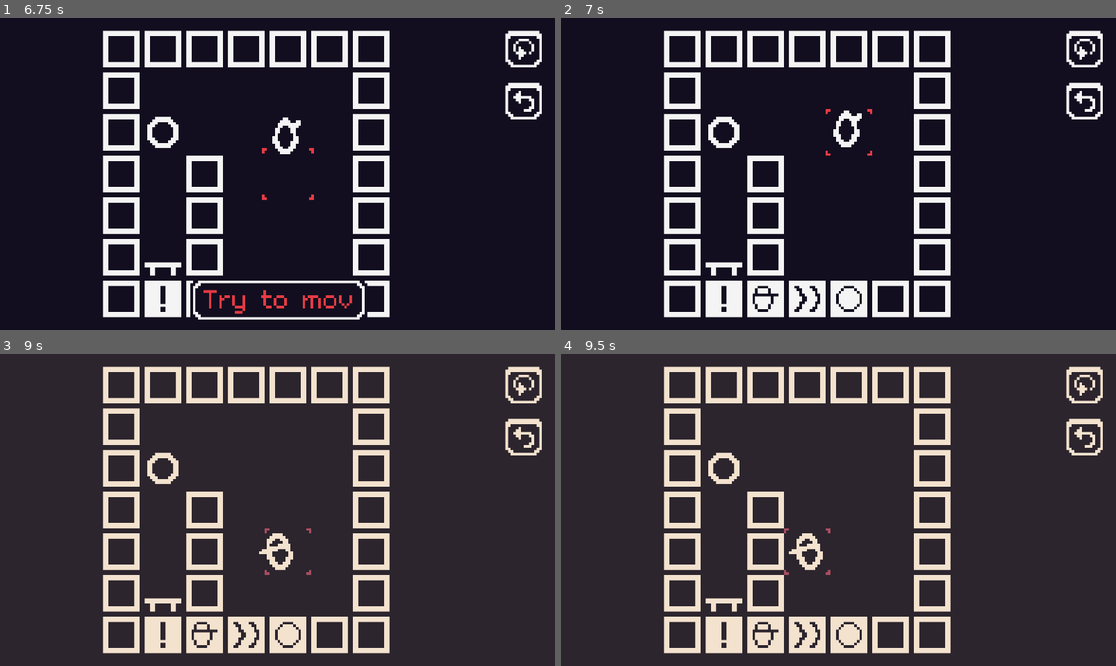
Above: before the commit, frames 1-4 (two rows, left to right).
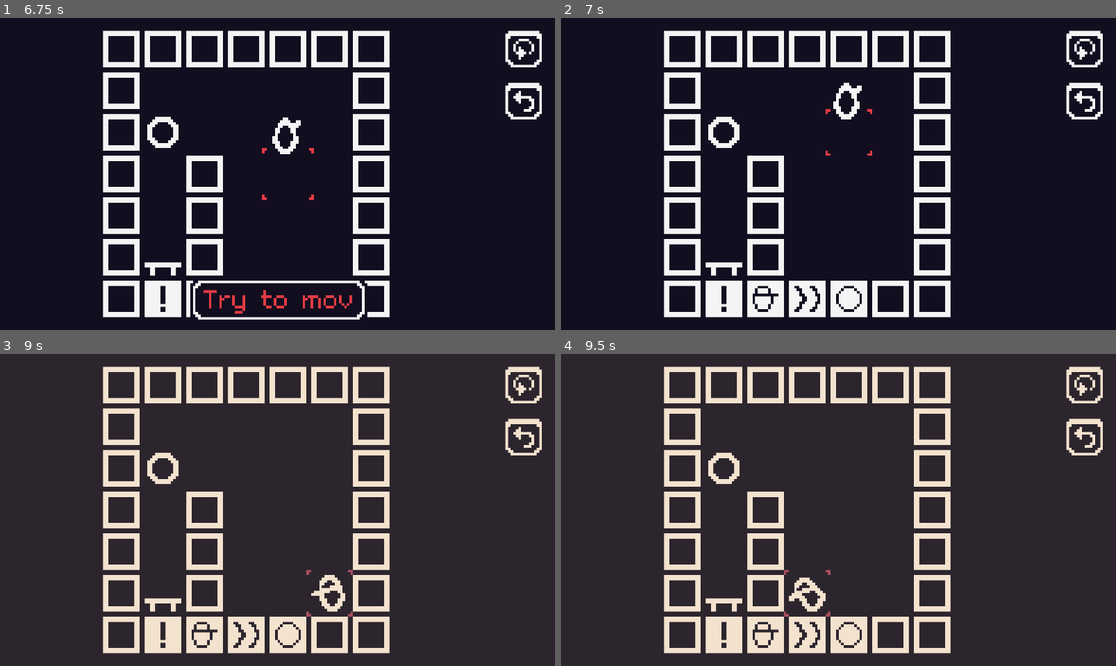
Above: after the commit, the same moments.

Repository: jletellier/olesa
Game: Godot game, scene res://level/level.tscn
The game is run twice, just before and just after one commit, with the same random seed, the same clock (stepped at 60 frames per second) and the same inputs.
Inputs:
- Up to frame 1 (6.75 s): hold Right (game_right) 0.53-1.28 s; hold Tab (game_next_character) 0.53-1.28 s; tap Enter at 1.25 s; hold Down (game_down) 1.28-2.03 s; tap C (game_palette_swap) at 1.35, 5.85 s; hold Right (game_right) 2.03-2.78 s; tap U (game_undo) at 2.1, 4.35, 6.6 s; tap R (game_restart_map) at 2.75, 5, 6.5 s; hold Up (game_up) 2.78-3.53 s; tap Tab (game_next_character) at 2.85 s; hold C (game_palette_swap) 3.53-4.28 s; hold Left (game_left) 3.53-5.03 s; hold Down (game_down) 5.03-5.78 s; hold Tab (game_next_character) 5.03-5.78 s; hold Right (game_right) 5.78-6.53 s; hold Up (game_up) from 6.53 s (still down)
- Up to frame 2 (7 s): keep holding Up (game_up)
- Up to frame 3 (9 s): release Up (game_up) at 7.28 s; hold Right (game_right) 7.28-8.03 s; tap Tab (game_next_character) at 7.35 s; hold Down (game_down) 8.03-8.78 s; hold C (game_palette_swap) 8.03-8.78 s; hold Left (game_left) from 8.78 s (still down); tap U (game_undo) at 8.85 s
- Up to frame 4 (9.5 s): keep holding Left (game_left)

Frame 1 is identical in both runs. In frame 2, 0.5% of the frame differs, in the area x 49-55%, y 20-42%; in frame 3, 0.7%, in the area x 46-64%, y 55-85%; in frame 4, 0.7%.

Commit message:
Fix pushing objects with new movement animation

Diff:
--- a/entities/lawa.tscn
+++ b/entities/lawa.tscn
@@ -10,6 +10,87 @@
 [ext_resource type="Script" path="res://entities/moveable_audio_system.gd" id="7_7ttow"]
 [ext_resource type="Script" path="res://entities/lawa_secret_system.gd" id="8_odmhf"]
 
+[sub_resource type="Animation" id="Animation_htepq"]
+resource_name = "down"
+tracks/0/type = "value"
+tracks/0/imported = false
+tracks/0/enabled = true
+tracks/0/path = NodePath("Sprite2D:frame_coords")
+tracks/0/interp = 1
+tracks/0/loop_wrap = true
+tracks/0/keys = {
+"times": PackedFloat32Array(0, 0.0666667, 0.133333, 0.2),
+"transitions": PackedFloat32Array(1, 1, 1, 1),
+"update": 1,
+"values": [Vector2i(1, 2), Vector2i(2, 2), Vector2i(3, 2), Vector2i(0, 2)]
+}
+tracks/1/type = "value"
+tracks/1/imported = false
+tracks/1/enabled = true
+tracks/1/path = NodePath("Sprite2D:flip_h")
+tracks/1/interp = 1
+tracks/1/loop_wrap = true
+tracks/1/keys = {
+"times": PackedFloat32Array(0),
+"transitions": PackedFloat32Array(1),
+"update": 1,
+"values": [false]
+}
+
+[sub_resource type="Animation" id="Animation_fjjly"]
+resource_name = "idle"
+tracks/0/type = "value"
+tracks/0/imported = false
+tracks/0/enabled = true
+tracks/0/path = NodePath("Sprite2D:frame")
+tracks/0/interp = 1
+tracks/0/loop_wrap = true
+tracks/0/keys = {
+"times": PackedFloat32Array(0),
+"transitions": PackedFloat32Array(1),
+"update": 1,
+"values": [0]
+}
+tracks/1/type = "value"
+tracks/1/imported = false
+tracks/1/enabled = true
+tracks/1/path = NodePath("Sprite2D:flip_h")
+tracks/1/interp = 1
+tracks/1/loop_wrap = true
+tracks/1/keys = {
+"times": PackedFloat32Array(0),
+"transitions": PackedFloat32Array(1),
+"update": 1,
+"values": [false]
+}
+
+[sub_resource type="Animation" id="Animation_2janb"]
+resource_name = "left"
+tracks/0/type = "value"
+tracks/0/imported = false
+tracks/0/enabled = true
+tracks/0/path = NodePath("Sprite2D:frame_coords")
+tracks/0/interp = 1
+tracks/0/loop_wrap = true
+tracks/0/keys = {
+"times": PackedFloat32Array(0, 0.0666667, 0.133333, 0.2),
+"transitions": PackedFloat32Array(1, 1, 1, 1),
+"update": 1,
+"values": [Vector2i(1, 0), Vector2i(2, 0), Vector2i(3, 0), Vector2i(0, 0)]
+}
+tracks/1/type = "value"
+tracks/1/imported = false
+tracks/1/enabled = true
+tracks/1/path = NodePath("Sprite2D:flip_h")
+tracks/1/interp = 1
+tracks/1/loop_wrap = true
+tracks/1/keys = {
+"times": PackedFloat32Array(0),
+"transitions": PackedFloat32Array(1),
+"update": 1,
+"values": [true]
+}
+
 [sub_resource type="Animation" id="Animation_g861l"]
 resource_name = "right"
 tracks/0/type = "value"
@@ -37,60 +118,6 @@
 "values": [false]
 }
 
-[sub_resource type="Animation" id="Animation_fjjly"]
-resource_name = "idle"
-tracks/0/type = "value"
-tracks/0/imported = false
-tracks/0/enabled = true
-tracks/0/path = NodePath("Sprite2D:frame")
-tracks/0/interp = 1
-tracks/0/loop_wrap = true
-tracks/0/keys = {
-"times": PackedFloat32Array(0),
-"transitions": PackedFloat32Array(1),
-"update": 1,
-"values": [0]
-}
-tracks/1/type = "value"
-tracks/1/imported = false
-tracks/1/enabled = true
-tracks/1/path = NodePath("Sprite2D:flip_h")
-tracks/1/interp = 1
-tracks/1/loop_wrap = true
-tracks/1/keys = {
-"times": PackedFloat32Array(0),
-"transitions": PackedFloat32Array(1),
-"update": 1,
-"values": [false]
-}
-
-[sub_resource type="Animation" id="Animation_2janb"]
-resource_name = "left"
-tracks/0/type = "value"
-tracks/0/imported = false
-tracks/0/enabled = true
-tracks/0/path = NodePath("Sprite2D:frame_coords")
-tracks/0/interp = 1
-tracks/0/loop_wrap = true
-tracks/0/keys = {
-"times": PackedFloat32Array(0, 0.0666667, 0.133333, 0.2),
-"transitions": PackedFloat32Array(1, 1, 1, 1),
-"update": 1,
-"values": [Vector2i(1, 0), Vector2i(2, 0), Vector2i(3, 0), Vector2i(0, 0)]
-}
-tracks/1/type = "value"
-tracks/1/imported = false
-tracks/1/enabled = true
-tracks/1/path = NodePath("Sprite2D:flip_h")
-tracks/1/interp = 1
-tracks/1/loop_wrap = true
-tracks/1/keys = {
-"times": PackedFloat32Array(0),
-"transitions": PackedFloat32Array(1),
-"update": 1,
-"values": [true]
-}
-
 [sub_resource type="Animation" id="Animation_ln4i7"]
 resource_name = "up"
 tracks/0/type = "value"
@@ -104,33 +131,6 @@
 "transitions": PackedFloat32Array(1, 1, 1, 1),
 "update": 1,
 "values": [Vector2i(1, 1), Vector2i(2, 1), Vector2i(3, 1), Vector2i(0, 1)]
-}
-tracks/1/type = "value"
-tracks/1/imported = false
-tracks/1/enabled = true
-tracks/1/path = NodePath("Sprite2D:flip_h")
-tracks/1/interp = 1
-tracks/1/loop_wrap = true
-tracks/1/keys = {
-"times": PackedFloat32Array(0),
-"transitions": PackedFloat32Array(1),
-"update": 1,
-"values": [false]
-}
-
-[sub_resource type="Animation" id="Animation_htepq"]
-resource_name = "down"
-tracks/0/type = "value"
-tracks/0/imported = false
-tracks/0/enabled = true
-tracks/0/path = NodePath("Sprite2D:frame_coords")
-tracks/0/interp = 1
-tracks/0/loop_wrap = true
-tracks/0/keys = {
-"times": PackedFloat32Array(0, 0.0666667, 0.133333, 0.2),
-"transitions": PackedFloat32Array(1, 1, 1, 1),
-"update": 1,
-"values": [Vector2i(1, 2), Vector2i(2, 2), Vector2i(3, 2), Vector2i(0, 2)]
 }
 tracks/1/type = "value"
 tracks/1/imported = false
@@ -174,10 +174,10 @@
 "": SubResource("AnimationLibrary_yhbk3")
 }
 autoplay = "idle"
+next/down = &"idle"
+next/left = &"idle"
 next/right = &"idle"
-next/left = &"idle"
 next/up = &"idle"
-next/down = &"idle"
 
 [node name="HintSelect" parent="." instance=ExtResource("3_nfsta")]
 visible = false
--- a/entities/moveable_system.gd
+++ b/entities/moveable_system.gd
@@ -22,13 +22,13 @@
 var is_moving := false:
 	set = _set_is_moving
 
+var _sprite: Sprite2D
 var _animation_player: AnimationPlayer
-var _sprite: Sprite2D
 
 
 func start() -> void:
 	_animation_player = entity.get_node_or_null("AnimationPlayer")
-	_sprite = entity.get_node_or_null("Sprite2D")
+	_sprite = entity.get_node("Sprite2D")
 
 
 func step_process(delta: float, duration: float) -> void:
@@ -62,7 +62,6 @@
 	var cascade_entity: Entity = entity.map.get_entity(target_pos)
 	if cascade_entity != null:
 		var cascade_system: MoveableSystem = cascade_entity.get_system("MoveableSystem")
-
 		if cascade_system != null:
 			collided_with.emit(cascade_entity)
 			cascade_system.collided_with.emit(entity)
@@ -70,15 +69,19 @@
 			if !cascade_entity.is_queued_for_deletion():
 				cascade_system.cascade_push(dir)
 
-	# Fetch target cell/entity again, in case it has been moved/removed
+	var target_entity: Entity = entity.map.get_entity(target_pos)
+	if target_entity != null:
+		var target_system: MoveableSystem = target_entity.get_system("MoveableSystem")
+		if target_system != null:
+			if !target_entity.is_queued_for_deletion() and !target_system.is_moving:
+				is_moving = false
+				return
+
+
 	var target_cell := entity.map.get_cell(target_pos)
-	var target_entity: Entity = entity.map.get_entity(target_pos)
-
-	# Action: Target is empty
-	if target_cell != entity.map.TILE_EMPTY or target_entity != null:
+	if target_cell != entity.map.TILE_EMPTY:
 		is_moving = false
-		#pos = target_pos
-		#moved.emit()
+		return
 
 
 func _set_is_moving(value: bool) -> void:
--- a/level/level.gd
+++ b/level/level.gd
@@ -51,16 +51,19 @@
 
 
 func _process(delta: float) -> void:
-	if _map_just_finished:
-		return
-
 	if _step_delta > 0.0:
 		_step_delta += delta
 		_map.step_process(delta, STEP_DURATION)
 
 		if _step_delta > STEP_DURATION:
 			_step_delta = 0.0
+			_last_input_delta = INPUT_ECHO_DELTA
 			_map.tick()
+
+		return
+
+	if _map_just_finished:
+		return
 
 	var next_input_action := ""
 	for input_action in INPUT_ACTIONS:
